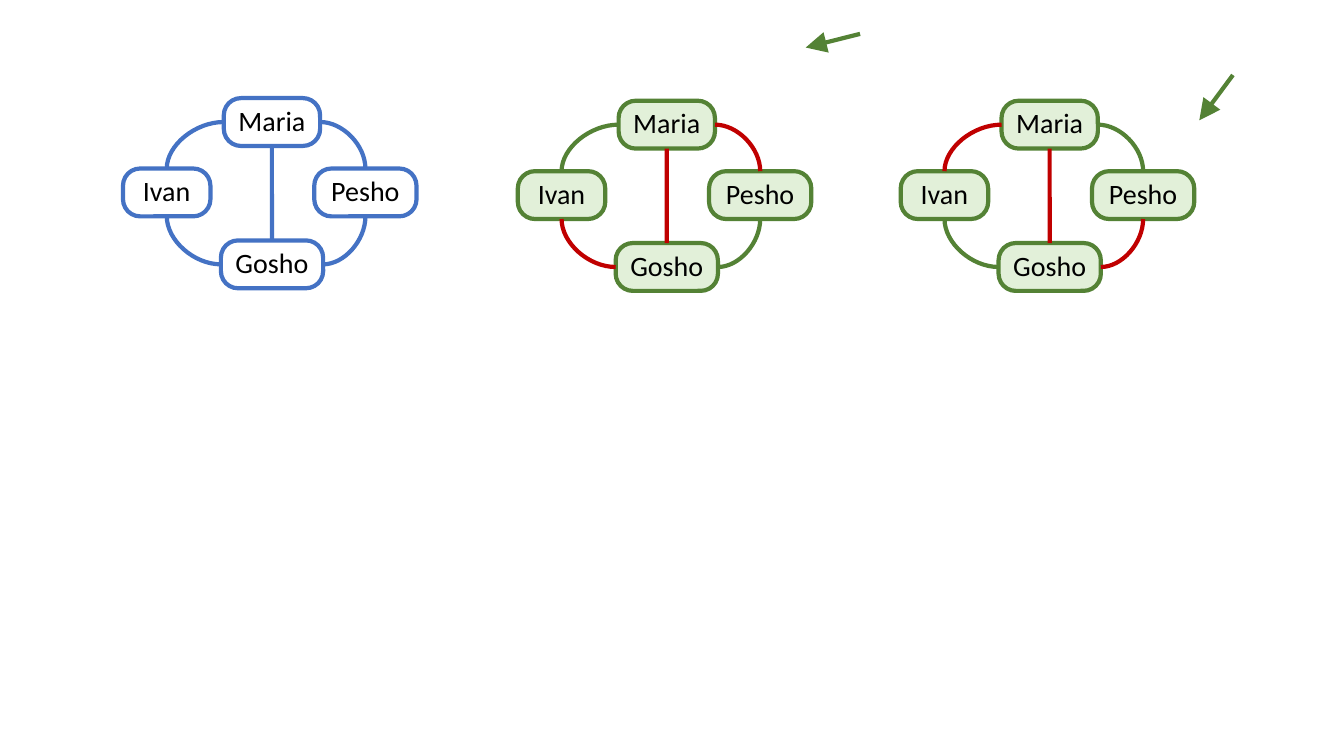
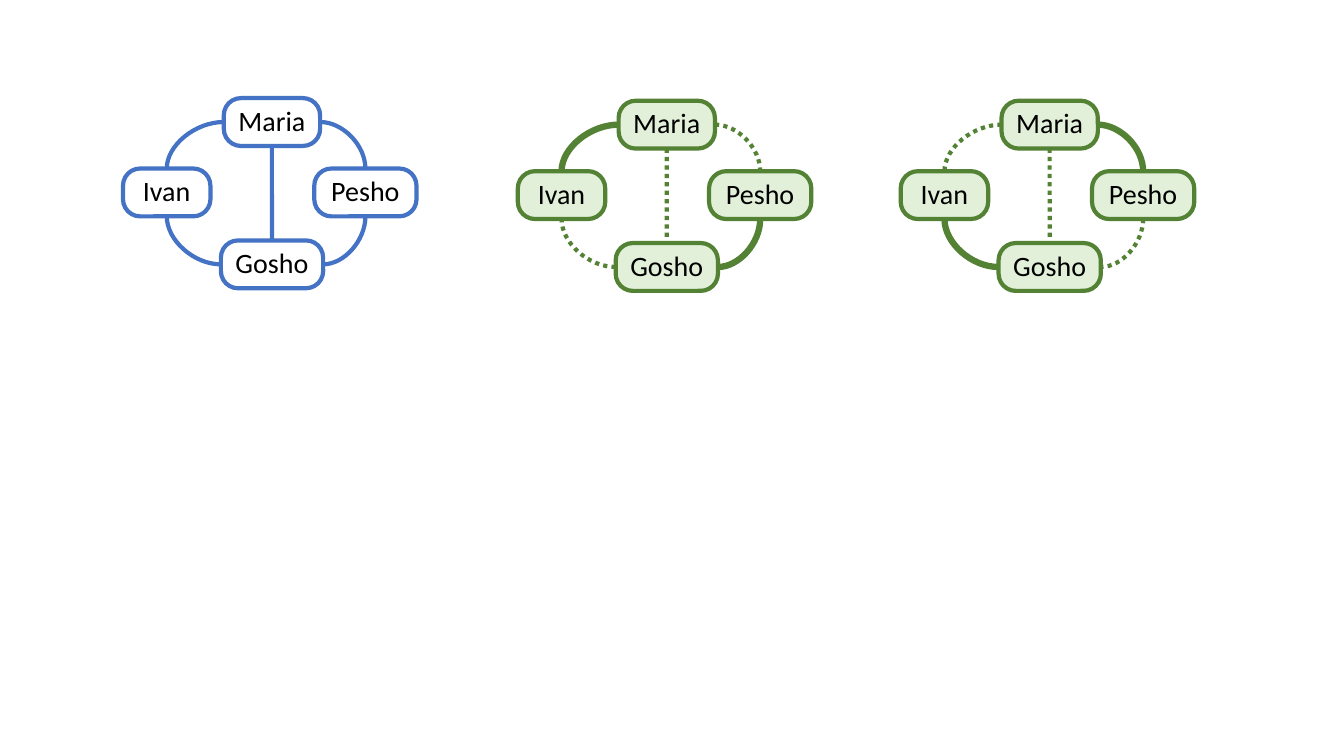
Before and after one commit to SoftUni/softuniada-2016, a slide deck: slide 1 of Figures.pptx. Drawn at 1344x756 pixels with LibreOffice and Linux fonts; fonts in the diff are those of the drawing. Boxes give left, top, right and bottom in pixels: in the first picture for what was removed or moved away, otherwise in the second. Text is boxed around its words. In the diff, an @@ line names an element or a change of style, - is before the commit and + after.

```diff
--- a/Figures.pptx
+++ b/Figures.pptx
@@ arrow removed from (860, 34) to (806, 47) @@
@@ arrow removed from (1233, 75) to (1200, 120) @@
@@ curved line (667, 148) - (667, 243): stroke #C00000 3 pt to #548235 3 pt dashed @@
@@ curved line (715, 125) - (760, 171): stroke #C00000 3 pt to #548235 3 pt dashed @@
@@ curved line (1002, 125) - (945, 171): stroke #C00000 3 pt to #548235 3 pt dashed @@
@@ curved line (1050, 148) - (1050, 243): stroke #C00000 3 pt to #548235 3 pt dashed @@
@@ curved line (616, 267) - (562, 219): stroke #C00000 3 pt to #548235 3 pt dashed @@
@@ curved line (1143, 219) - (1101, 267): stroke #C00000 3 pt to #548235 3 pt dashed @@
```
Also in this commit, not shown: 1 other slide changed, 1 slide added.
